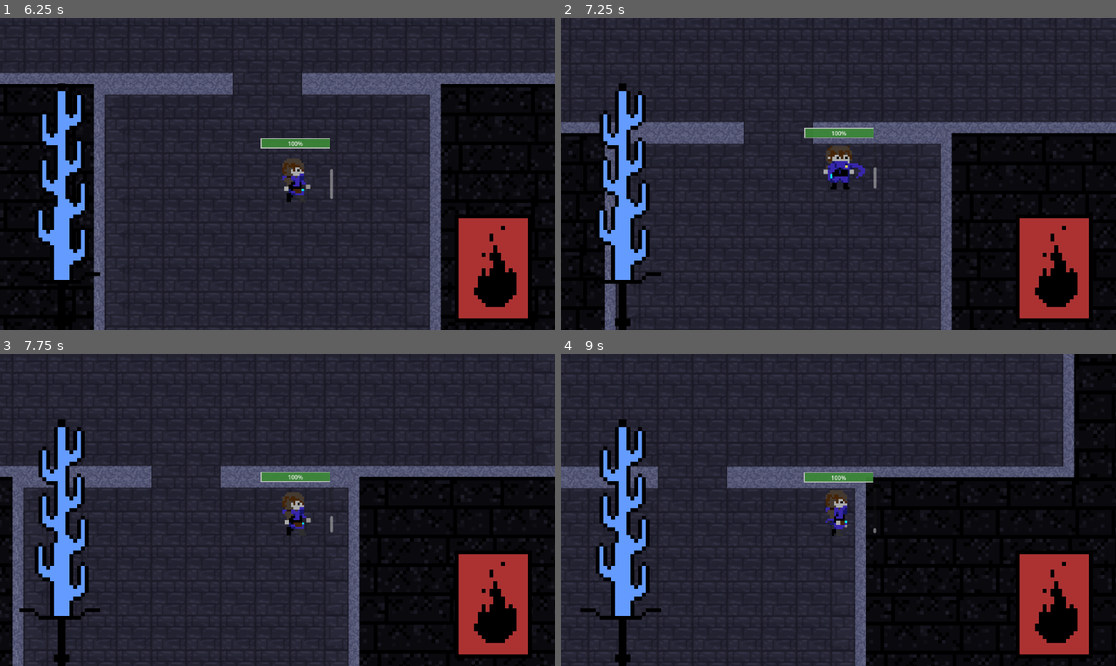
Above: before the commit, frames 1-4 (two rows, left to right).
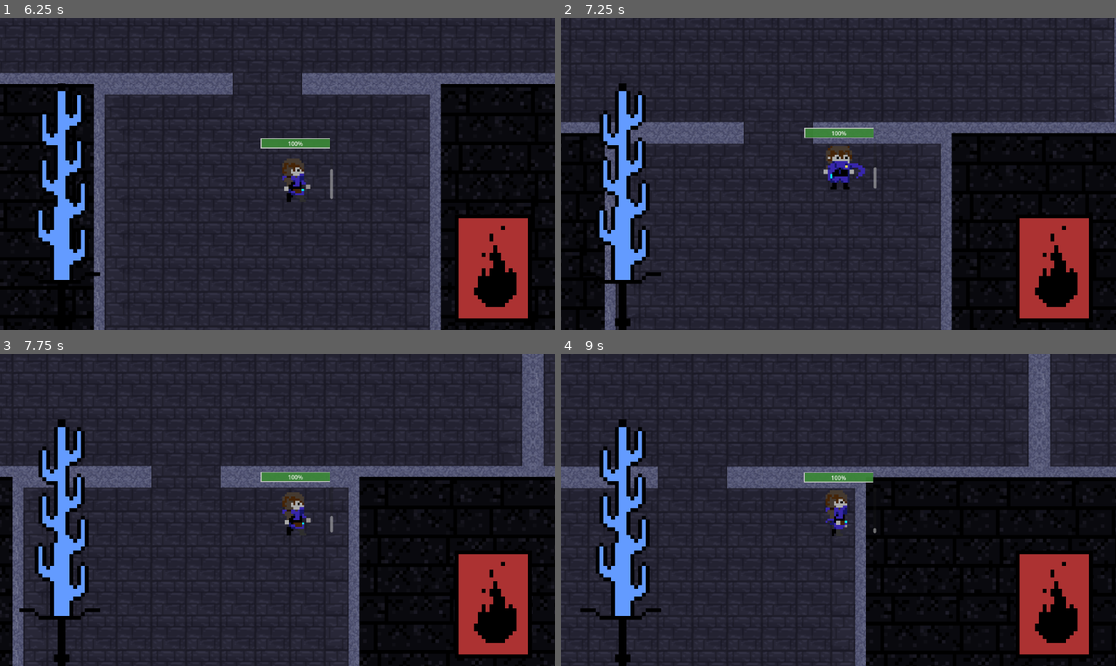
Above: after the commit, the same moments.

Repository: zwack32/crypt_of_the_silver_phoenix
Game: Godot game, scene res://scenes/start_menu.tscn
The game is run twice, just before and just after one commit, with the same random seed, the same clock (stepped at 60 frames per second) and the same inputs. The engine's default icon, where the game draws it, is replaced by a stand-in: a white triangle on a blue panel in a dark square.
Inputs (mouse positions are in pixels of both pictures, inside the frame that each line leads up to):
- Up to frame 1 (6.25 s): click "Start Game" at 0.5 s; click "Start Game" at 1.25 s; move the mouse to (249, 236) at 2.02 s; hold W (move_up) 2.03-3.53 s; tap E (pick_up) at 2.1, 3.05, 3.6, 4.55, 5.1, 6.05 s; move the mouse to (444, 220) at 2.77 s; click (444, 220) at 2.85 s; move the mouse to (111, 127) at 3.52 s; hold A (move_left) 3.53-5.03 s; move the mouse to (305, 174) at 4.27 s; right-click (305, 174) at 4.35 s; move the mouse to (194, 96) at 5.02 s; hold S (move_down) 5.03-5.78 s; move the mouse to (399, 158) at 5.77 s; hold D (move_right) from 5.78 s (still down); click (399, 158) at 5.85 s
- Up to frame 2 (7.25 s): move the mouse to (727, 189) at 6.52 s; release D (move_right) at 6.53 s; hold W (move_up) from 6.53 s (still down); tap E (pick_up) at 6.6 s
- Up to frame 3 (7.75 s): move the mouse to (333, 441) at 7.27 s; release W (move_up) at 7.28 s; hold D (move_right) from 7.28 s (still down); right-click (333, 441) at 7.35 s; tap E (pick_up) at 7.55 s
- Up to frame 4 (9 s): keep holding D (move_right); move the mouse to (810, 572) at 8.02 s; tap E (pick_up) at 8.1 s; move the mouse to (1005, 556) at 8.77 s; click (1005, 556) at 8.85 s

Frame 1 is identical in both runs. In frame 2, 0.1% of the frame differs, in the area x 96-100%, y 0-37%; in frame 3, 1.4%; in frame 4, 4.9%, in the area x 80-100%, y 0-40%.

Commit message:
Add Level progression

Diff:
--- a/project.godot
+++ b/project.godot
@@ -18,6 +18,7 @@
 [autoload]
 
 LevelTransition="*res://scenes/level_transition.tscn"
+Progression="*res://scripts/progression.gd"
 
 [display]
 
--- /dev/null
+++ b/scenes/next_level.tscn
@@ -0,0 +1,20 @@
+[gd_scene load_steps=4 format=3 uid="uid://c5jte24xbggit"]
+
+[ext_resource type="Texture2D" uid="uid://b0r3i2stgdlmr" path="res://art/staircase.png" id="1_o3ihk"]
+[ext_resource type="Script" path="res://scripts/next_level.gd" id="1_whnxk"]
+
+[sub_resource type="RectangleShape2D" id="RectangleShape2D_76mmi"]
+size = Vector2(318, 321)
+
+[node name="NextLevel" type="Area2D"]
+scale = Vector2(0.01, 0.01)
+script = ExtResource("1_whnxk")
+
+[node name="CollisionShape2D" type="CollisionShape2D" parent="."]
+shape = SubResource("RectangleShape2D_76mmi")
+
+[node name="Sprite2D" type="Sprite2D" parent="."]
+texture = ExtResource("1_o3ihk")
+
+[connection signal="area_entered" from="." to="." method="_on_area_entered"]
+[connection signal="area_exited" from="." to="." method="_on_area_exited"]
--- /dev/null
+++ b/scenes/progression.tscn
@@ -0,0 +1,6 @@
+[gd_scene load_steps=2 format=3 uid="uid://f87qw605y3af"]
+
+[ext_resource type="Script" path="res://scripts/progression.gd" id="1_hu4pu"]
+
+[node name="Progression" type="Node2D"]
+script = ExtResource("1_hu4pu")
--- a/scripts/LevelRenderer.gd
+++ b/scripts/LevelRenderer.gd
@@ -17,7 +17,7 @@
 	var exit_room_idx
 
 	while true:
-		rooms = RoomsScript.rooms_populate(10)
+		rooms = RoomsScript.rooms_populate(Progression.get_room_count())
 		RoomsScript.rooms_gen(rooms)
 
 		var start_room = RoomsScript.RoomNode.init(Vector2(0.0, 200.0), Vector2(5.0, 5.0))
@@ -63,6 +63,11 @@
 		if room_idx == start_room_idx || room_idx == exit_room_idx:
 			room_manager.add_non_trigger_room(new_room_collider)
 
+		if room_idx == exit_room_idx:
+			var next_level_scene = preload("res://scenes/next_level.tscn")
+			var next_level = next_level_scene.instantiate()
+			new_room_collider.add_child(next_level)
+
 		add_child(new_room_collider)
 
 	for door_idx in range(0, len(doors)):
--- /dev/null
+++ b/scripts/next_level.gd
@@ -0,0 +1,28 @@
+extends Area2D
+
+@onready var sprite_2d = $Sprite2D
+var is_in_range = false
+
+# Called when the node enters the scene tree for the first time.
+func _ready():
+	pass # Replace with function body.
+
+
+# Called every frame. 'delta' is the elapsed time since the previous frame.
+func _process(delta):
+	if is_in_range && Input.is_action_just_pressed("pick_up"):
+		is_in_range = false
+		await LevelTransition.fade_to_black(1)
+		Progression.next_level()
+		get_tree().change_scene_to_file("res://scenes/test_world.tscn")
+		LevelTransition.fade_from_black(1)
+
+func _on_area_entered(area):
+	if area.owner is Player:
+		is_in_range = true
+		sprite_2d.modulate.a = 0.75
+
+func _on_area_exited(area):
+	if area.owner is Player:
+		is_in_range = false
+		sprite_2d.modulate.a = 1.0
--- /dev/null
+++ b/scripts/progression.gd
@@ -0,0 +1,9 @@
+extends Node2D
+
+var dungeon_level = 1
+
+func get_room_count() -> int:
+	return dungeon_level + 6
+
+func next_level():
+	dungeon_level += 1
